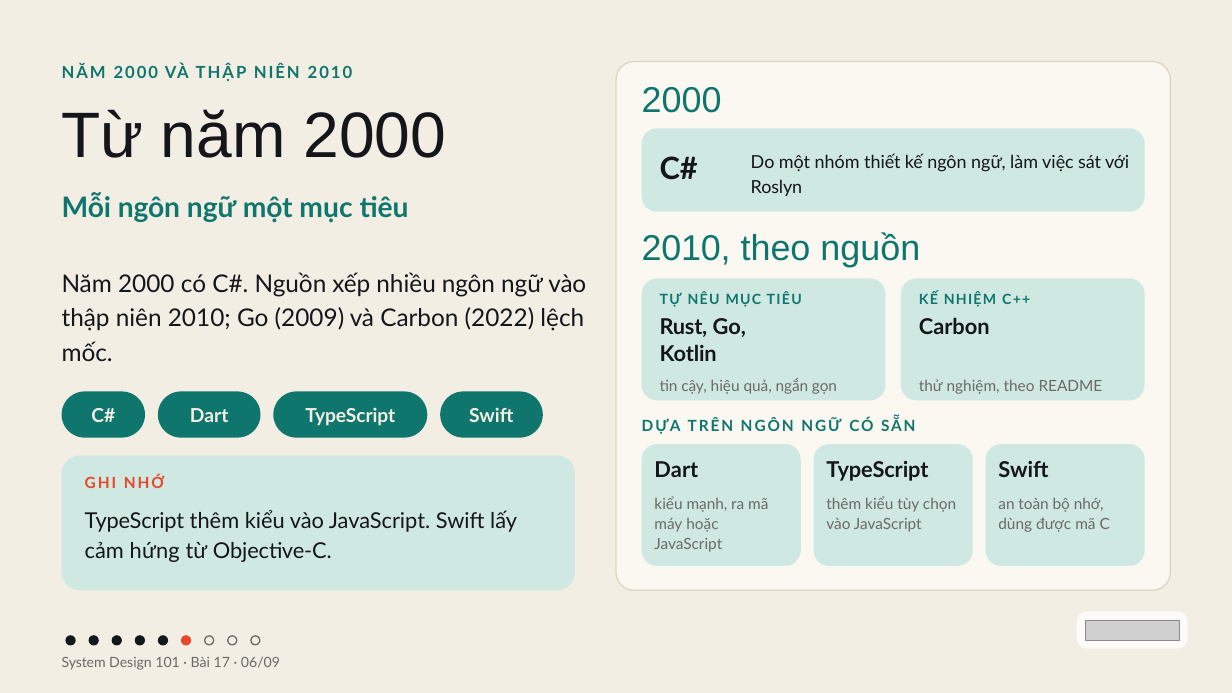
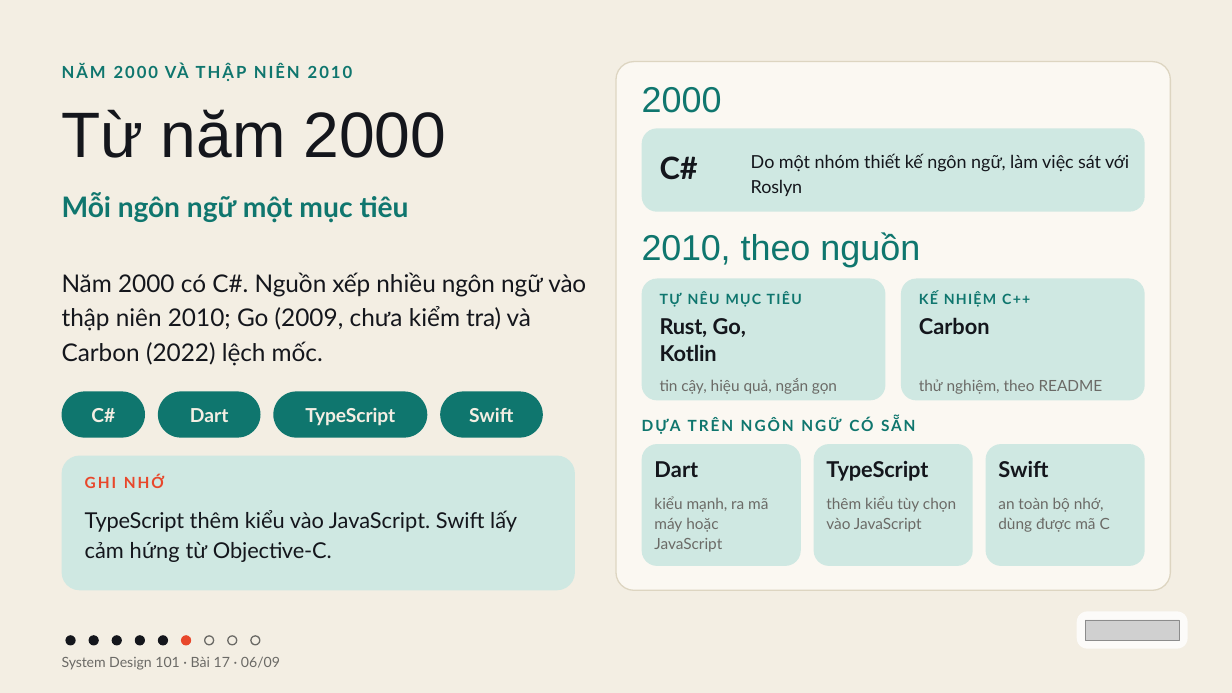
Before and after one commit to vohoailinh90/tool-marketing-studio, a slide deck: slide 6 of system-design-101/vi/lessons/sd-10-017/slides/sd-10-017.pptx. Drawn at 1232x693 pixels with LibreOffice and Linux fonts; fonts in the diff are those of the drawing; grey boxes stand for pictures. Boxes give left, top, right and bottom in pixels: in the first picture for what was removed or moved away, otherwise in the second. Text is boxed around its words. In the diff, an @@ line names an element or a change of style, - is before the commit and + after.

```diff
--- a/system-design-101/vi/lessons/sd-10-017/slides/sd-10-017.pptx
+++ b/system-design-101/vi/lessons/sd-10-017/slides/sd-10-017.pptx
@@ text at (62,272,586,366): text changed @@
-Năm 2000 có C#. Nguồn xếp nhiều ngôn ngữ vào thập niên 2010; Go (2009) và Carbon (2022) lệch mốc.
+Năm 2000 có C#. Nguồn xếp nhiều ngôn ngữ vào thập niên 2010; Go (2009, chưa kiểm tra) và Carbon (2022) lệch mốc.
```
Also in this commit, not shown: 1 other slide changed, 2 other files.
